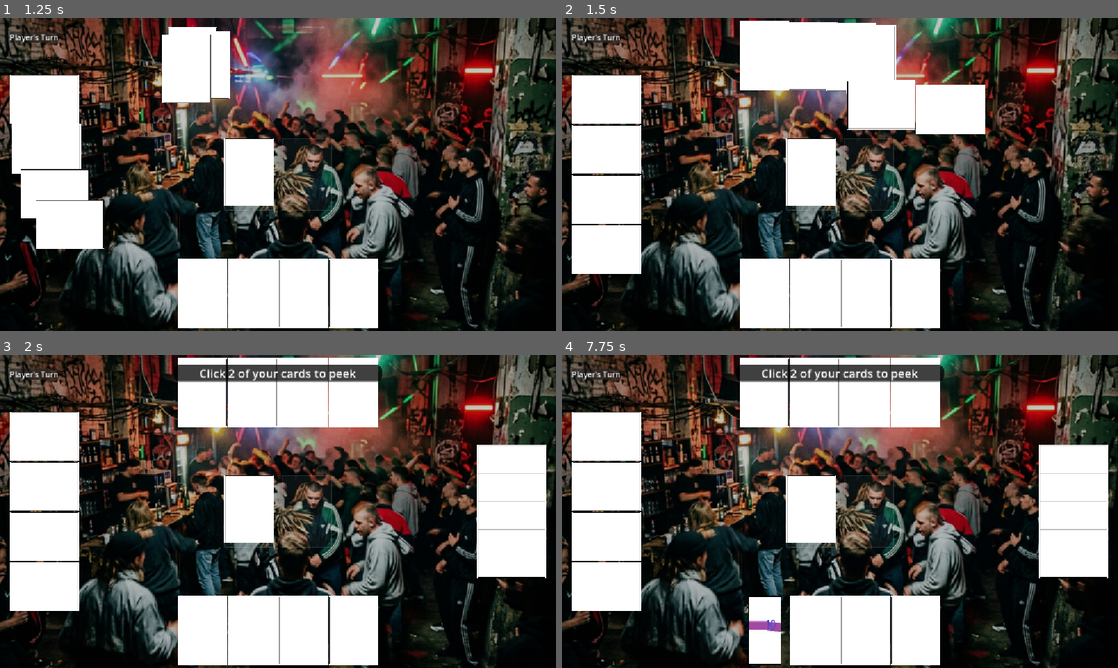
Above: before the commit, frames 1-4 (two rows, left to right).
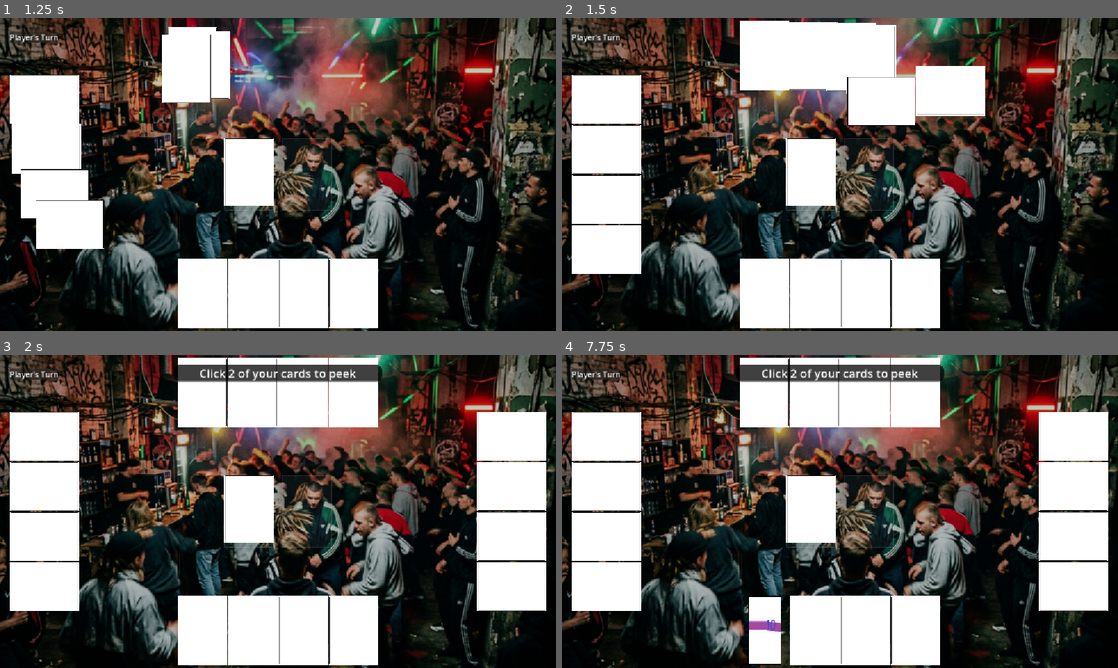
Above: after the commit, the same moments.

Repository: DinVin24/dutch
Game: Godot game, scene res://main_menu.tscn
The game is run twice, just before and just after one commit, with the same random seed, the same clock (stepped at 60 frames per second) and the same inputs.
Inputs (mouse positions are in pixels of both pictures, inside the frame that each line leads up to):
- Up to frame 1 (1.25 s): click "Start" at 0.5 s
- Up to frame 2 (1.5 s): click (812, 171) at 1.27 s
- Up to frame 3 (2 s): no input
- Up to frame 4 (7.75 s): click (812, 508) at 2.02 s; click (812, 508) at 2.77 s; tap Enter at 3.5, 5, 6.5 s; click (812, 508) at 3.67 s; tap Space at 4.25, 5.75, 7.25 s; move the mouse to (812, 508) at 4.27 s; click (812, 508) at 4.42 s; move the mouse to (806, 508) at 5.02 s; click (806, 508) at 5.17 s; move the mouse to (806, 505) at 5.77 s; click (806, 505) at 5.92 s; move the mouse to (806, 505) at 6.52 s; click (806, 505) at 6.67 s; move the mouse to (767, 630) at 7.27 s; click (767, 630) at 7.42 s

Frame 1 is identical in both runs. In frame 2, 1.7% of the frame differs, in the area x 51-77%, y 15-38%; in frame 3, 3.1%, in the area x 85-99%, y 18-82%; in frame 4, 3.1%.

Commit message:
fix: correct Right player card spacing to match Left and horizontal hands
- Right player (p3) v_spacing was still using vp.y * 0.09 (too small)
- Changed to vp.x * 0.09 to match Left player and prevent overlap

Diff:
--- a/game_board.gd
+++ b/game_board.gd
@@ -429,7 +429,7 @@
 			target_pos = Vector2(start_x + card_idx * card_spacing, vp.y * v_inset)
 		3: # Right player
 			rot_deg = -90
-			var v_spacing = vp.y * 0.09
+			var v_spacing = vp.x * 0.09
 			var v_spread = v_spacing * (total_cards - 1)
 			var start_y = (vp.y - v_spread) / 2.0
 			target_pos = Vector2(vp.x * (1.0 - h_inset), start_y + card_idx * v_spacing)
